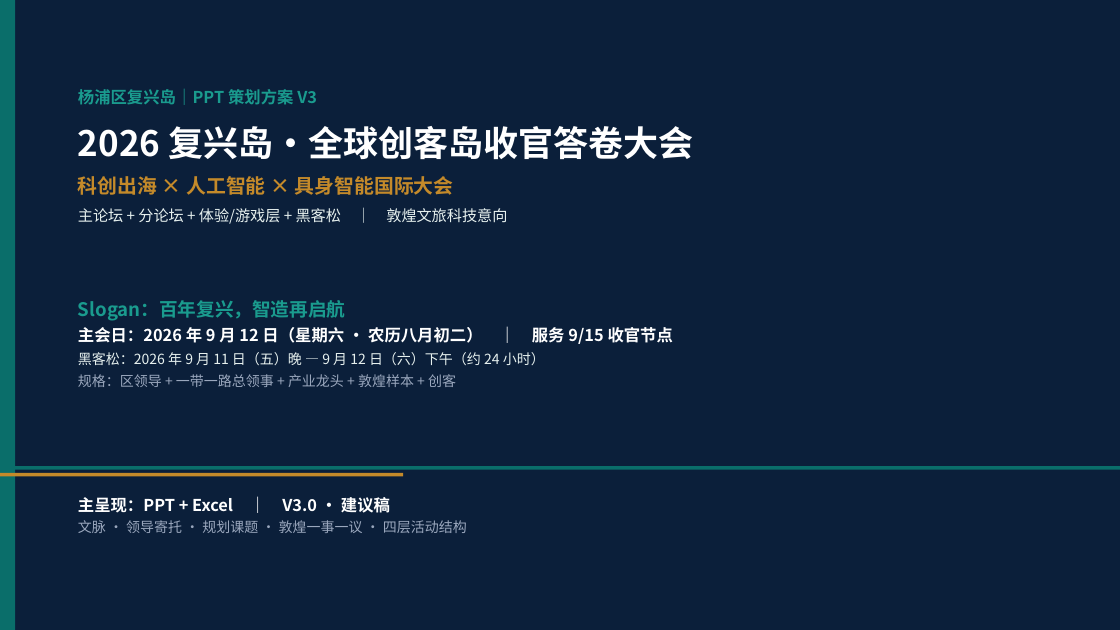
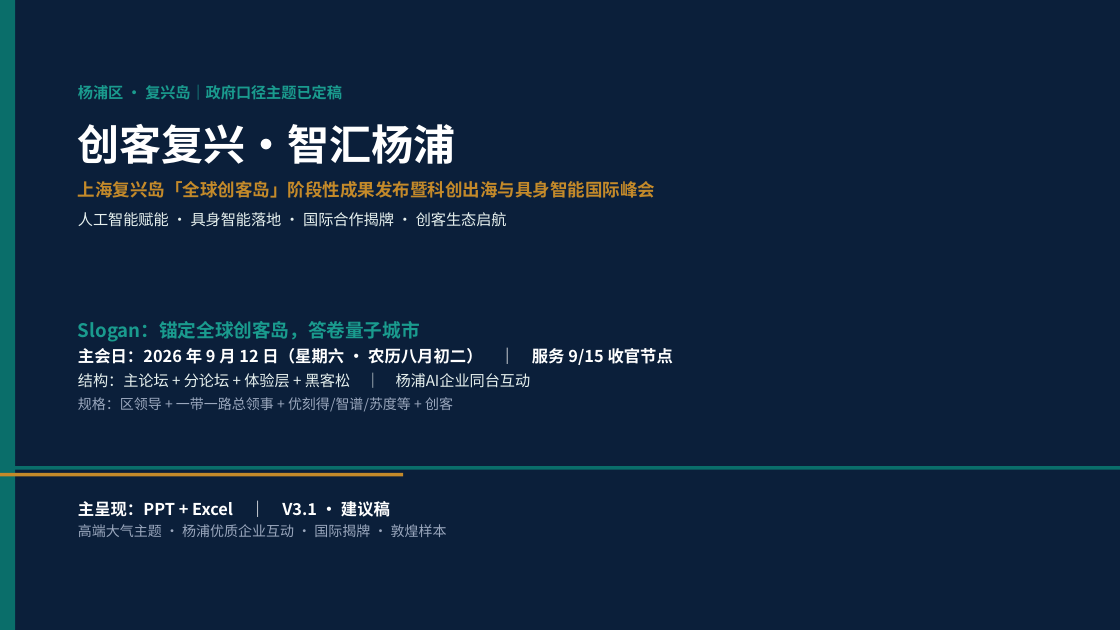
Before and after one commit to hujigang2010-maker/AIDEN, a slide deck: slide 1 of deliverables/复兴岛_全球创客岛_科创出海与具身智能国际大会_策划方案.pptx. Drawn at 1120x630 pixels with LibreOffice and Linux fonts; fonts in the diff are those of the drawing. Boxes give left, top, right and bottom in pixels: in the first picture for what was removed or moved away, otherwise in the second. Text is boxed around its words. In the diff, an @@ line names an element or a change of style, - is before the commit and + after.

```diff
--- a/deliverables/复兴岛_全球创客岛_科创出海与具身智能国际大会_策划方案.pptx
+++ b/deliverables/复兴岛_全球创客岛_科创出海与具身智能国际大会_策划方案.pptx
@@ text at [78,85,342,100]: text changed; size 14 to 13 pt @@
-杨浦区复兴岛｜PPT 策划方案 V3
+杨浦区 · 复兴岛｜政府口径主题已定稿
@@ text at [78,124,655,227]: text changed; size 13 to 15 pt; text colour #E6F0EE to #C48A2A @@
-2026 复兴岛·全球创客岛收官答卷大会
-科创出海 × 人工智能 × 具身智能国际大会
-主论坛 + 分论坛 + 体验/游戏层 + 黑客松 ｜ 敦煌文旅科技意向
+创客复兴·智汇杨浦
+上海复兴岛「全球创客岛」阶段性成果发布暨科创出海与具身智能国际峰会
+人工智能赋能 · 具身智能落地 · 国际合作揭牌 · 创客生态启航
@@ text "Slogan：锚定全球创客岛，答卷量子城市": place and size @@
-text "Slogan：锚定全球创客岛，答卷量子城市" at [78,300,673,387]
+text "Slogan：锚定全球创客岛，答卷量子城市" at [78,321,531,412]
@@ text at [78,321,420,342]: text changed @@
-Slogan：百年复兴，智造再启航
+Slogan：锚定全球创客岛，答卷量子城市
@@ text at [78,373,531,412]: text changed; size 12 to 13 pt @@
-黑客松：2026 年 9 月 11 日（五）晚 — 9 月 12 日（六）下午（约 24 小时）
-规格：区领导 + 一带一路总领事 + 产业龙头 + 敦煌样本 + 创客
+结构：主论坛 + 分论坛 + 体验层 + 黑客松 ｜ 杨浦AI企业同台互动
+规格：区领导 + 一带一路总领事 + 优刻得/智谱/苏度等 + 创客
@@ text at [78,501,447,537]: text changed @@
-主呈现：PPT + Excel ｜ V3.0 · 建议稿
-文脉 · 领导寄托 · 规划课题 · 敦煌一事一议 · 四层活动结构
+主呈现：PPT + Excel ｜ V3.1 · 建议稿
+高端大气主题 · 杨浦优质企业互动 · 国际揭牌 · 敦煌样本
```
Also in this commit, not shown: 22 other slides changed, 2 slides added, 1 slide removed, 4 other files.
